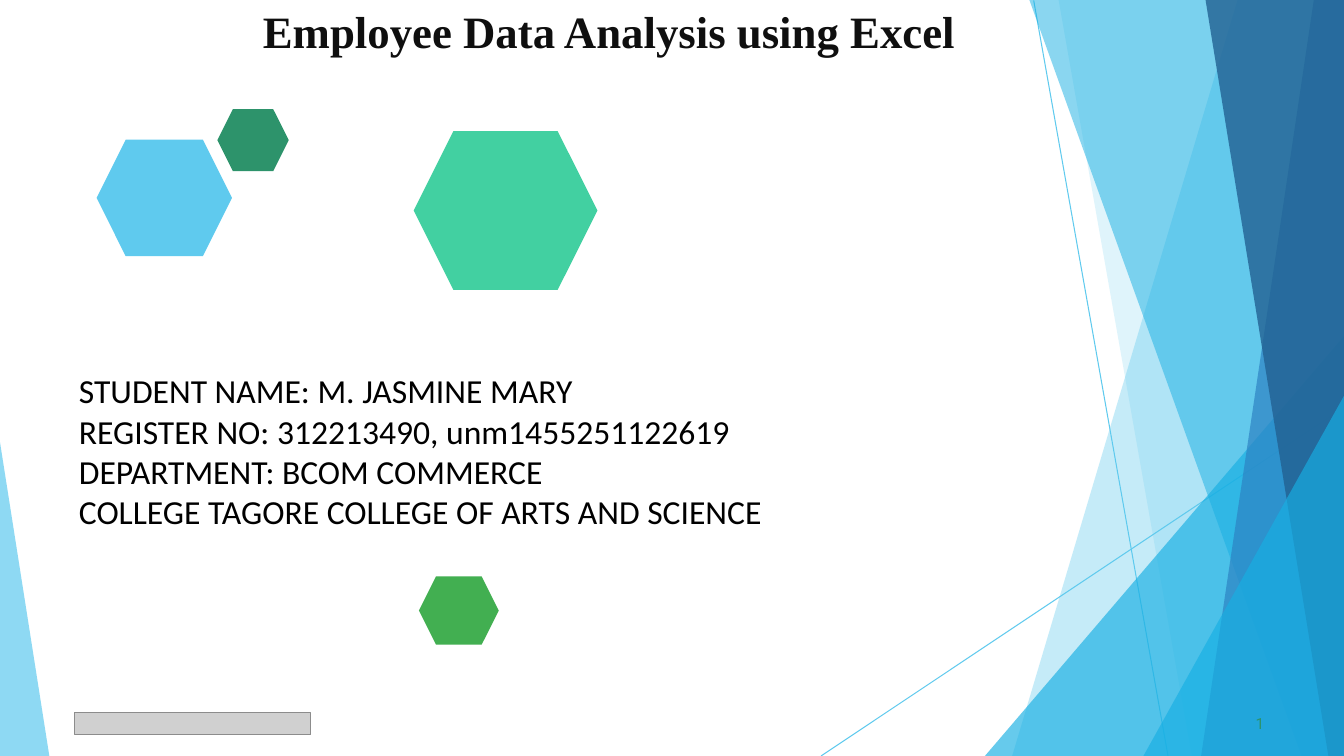
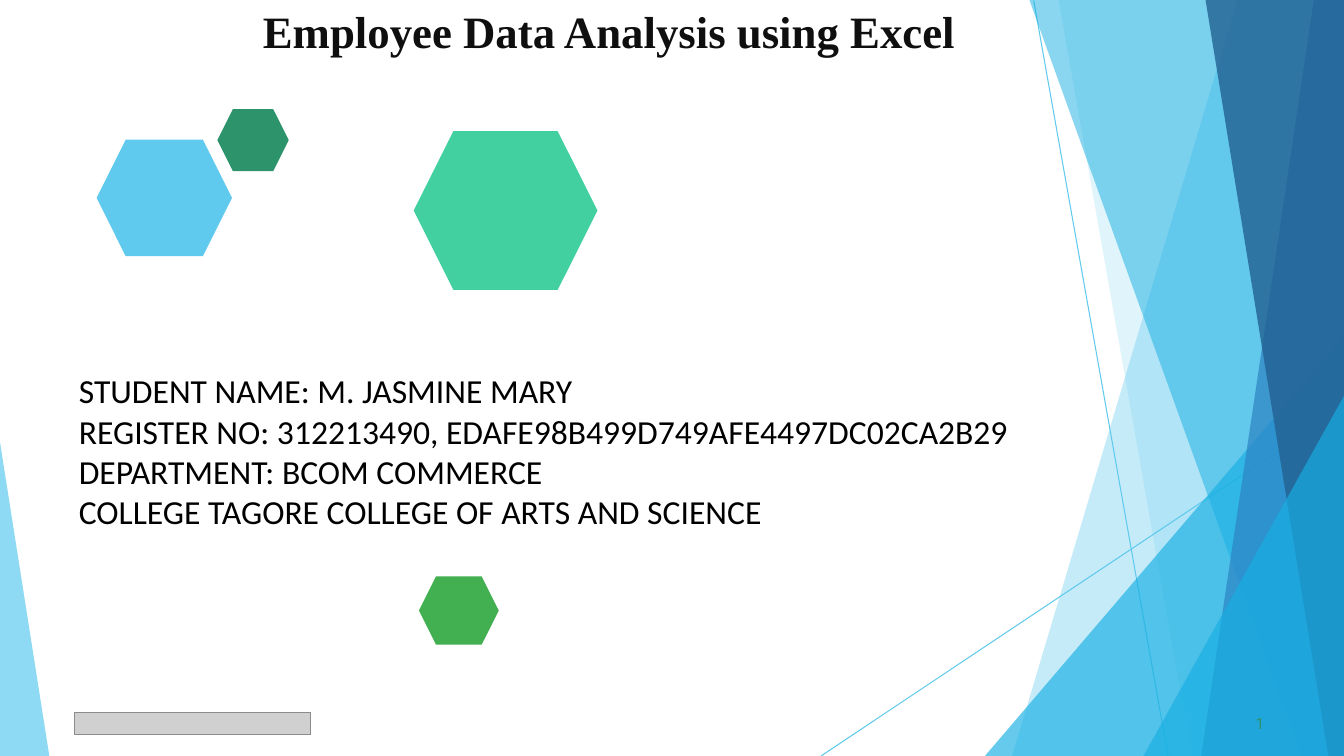
Before and after one commit to Jasmine37885/TNSDC-DATA-ANALYSIS-, a slide deck: slide 1 of Employee_Data_Analysis_2 (1) (1).pptx. Drawn at 1344x756 pixels with LibreOffice and Linux fonts; fonts in the diff are those of the drawing; grey boxes stand for pictures. Boxes give left, top, right and bottom in pixels: in the first picture for what was removed or moved away, otherwise in the second. Text is boxed around its words. In the diff, an @@ line names an element or a change of style, - is before the commit and + after.

```diff
--- a/Employee_Data_Analysis_2 (1) (1).pptx
+++ b/Employee_Data_Analysis_2 (1) (1).pptx
@@ text at bbox=[79, 421, 1007, 448]: text changed @@
-REGISTER NO: 312213490, unm1455251122619
+REGISTER NO: 312213490, EDAFE98B499D749AFE4497DC02CA2B29
```
Also in this commit, not shown: 1 other file.
